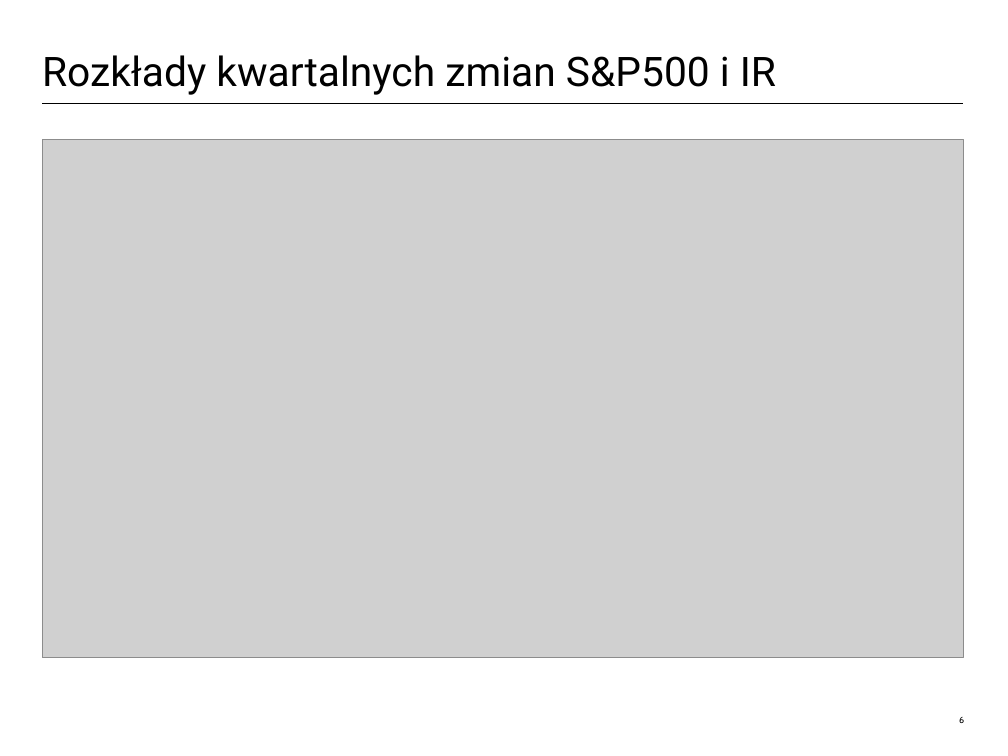
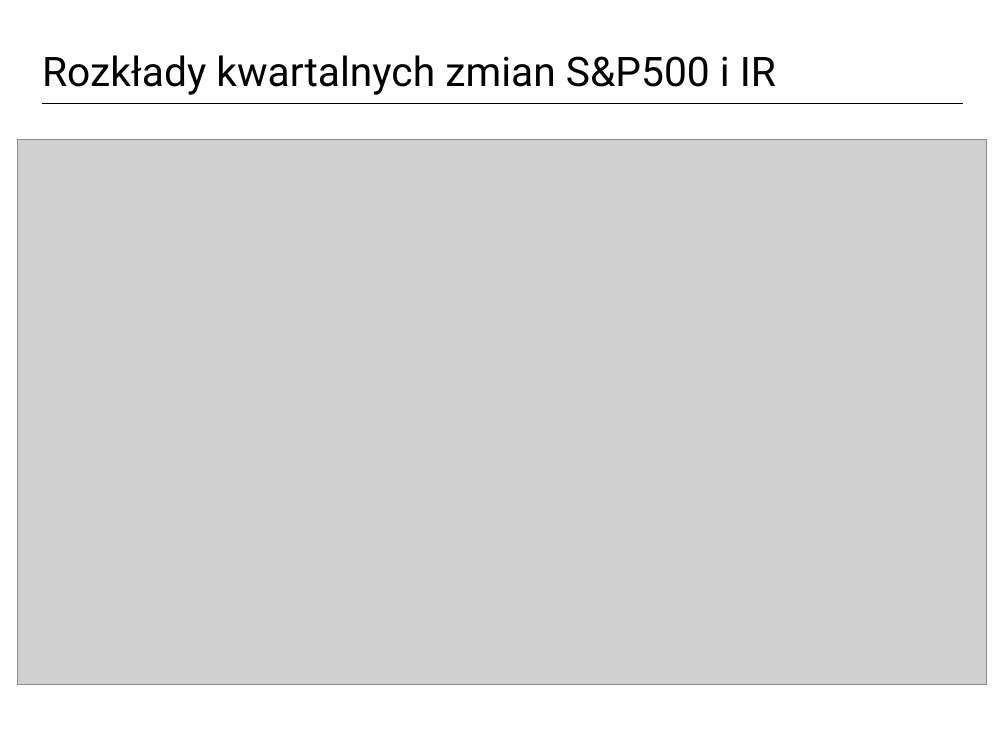
Before and after one commit to AdamWrobel/R_users_meetups, a slide deck: slide 10 of Why_R_2017/Agregacja_ryzyka_kopule_UBS.pptx (slide 7 before the commit). Drawn at 1008x756 pixels with LibreOffice and Linux fonts; fonts in the diff are those of the drawing; grey boxes stand for pictures; background and template pictures are left out. Boxes give left, top, right and bottom in pixels: in the first picture for what was removed or moved away, otherwise in the second. Text is boxed around its words. In the diff, an @@ line names an element or a change of style, - is before the commit and + after.

```diff
--- a/Why_R_2017/Agregacja_ryzyka_kopule_UBS.pptx
+++ b/Why_R_2017/Agregacja_ryzyka_kopule_UBS.pptx
@@ picture resized from (x1=42, y1=140, x2=963, y2=658) to (x1=17, y1=140, x2=987, y2=685) @@
@@ page number removed at (x1=959, y1=717, x2=964, y2=723) @@
-6
```
Also in this commit, not shown: 12 other slides changed, 9 slides added, 3 slides removed.
